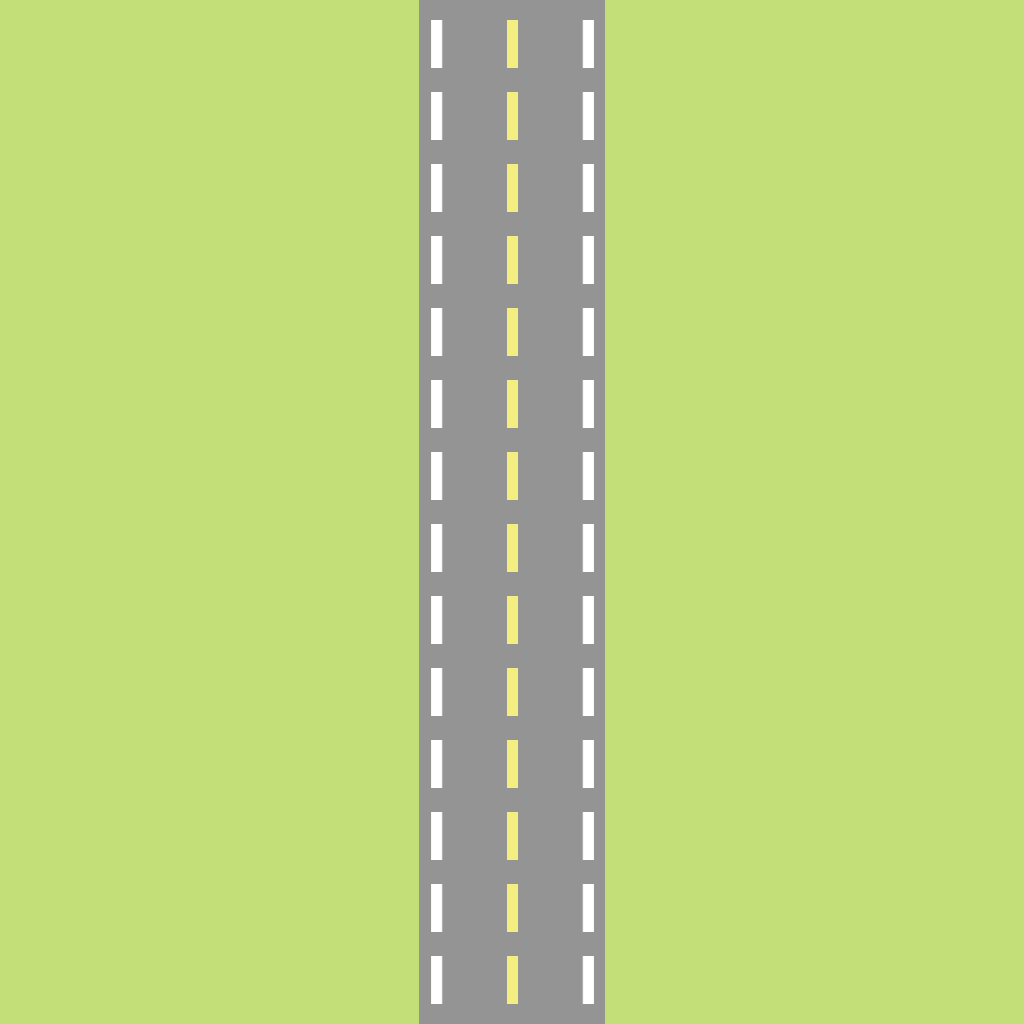
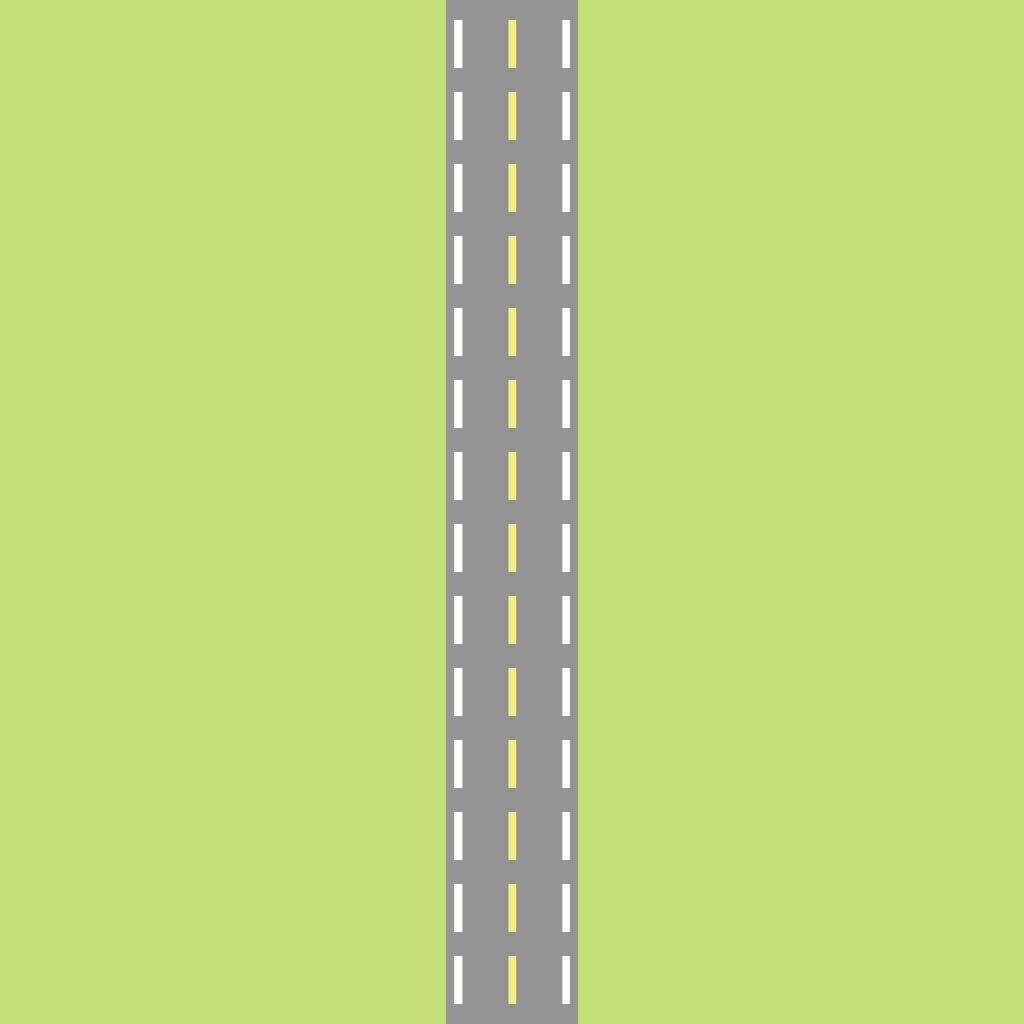
Revision of a layered 1024×1024 image; what changed, layer by layer:
painted on "Center Lines" over [507, 20, 518, 1004]
painted on "Edge Lines" over [431, 20, 594, 1004]
painted on "Street" over [419, 0, 605, 1024]
